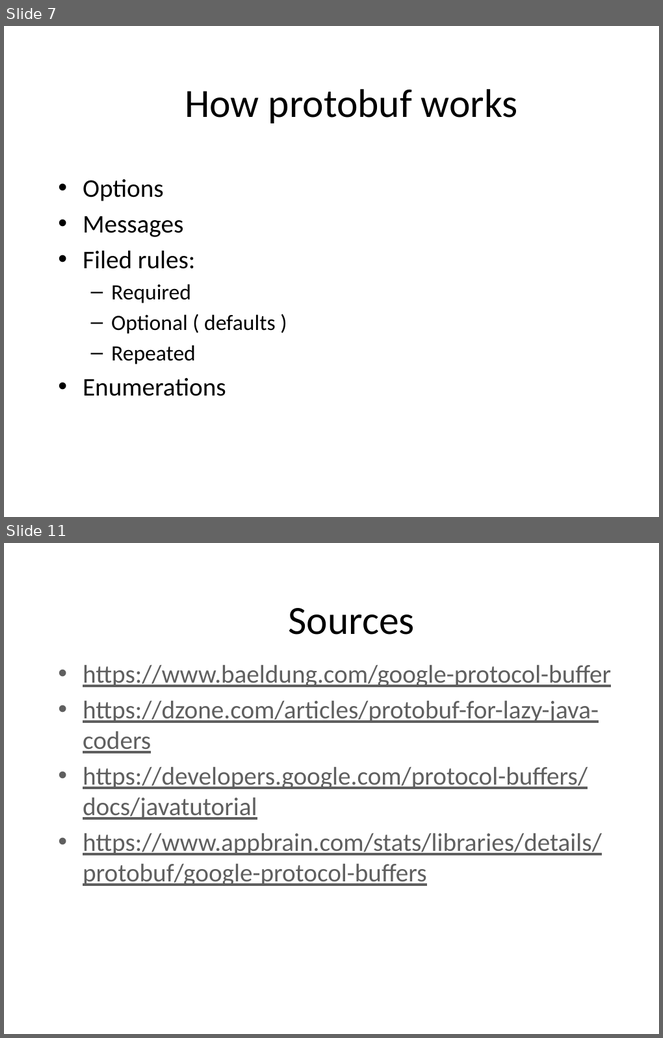
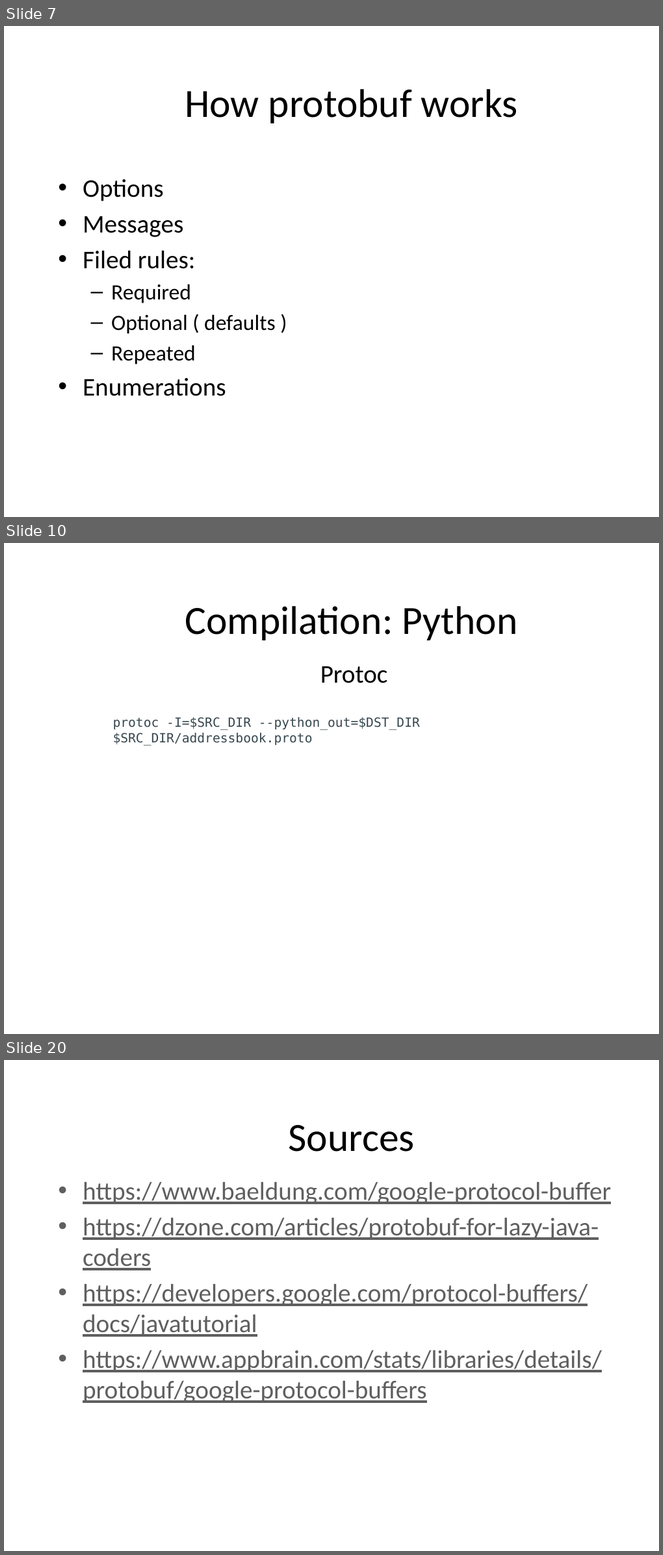
Before and after one commit to BartoszGardziejewski/ProtocolBufferDemo, a slide deck: ProtoBuff.pptx. Shown one above the other, each under a label of ours: slides 7 and 11 before the commit, slides 7, 10 and 20 after it; the slides between them are not shown. The pictures are 663x1038 and 663x1555 pixels, drawn with LibreOffice and Linux fonts; fonts in the diff are those of the drawing; background and template pictures are left out. Boxes give left, top, right and bottom in pixels: in the first picture for what was removed or moved away, otherwise in the second. Text is boxed around its words. In the diff, an @@ line names an element or a change of style, - is before the commit and + after.

Commit message:
adding protobuf pptx

```diff
--- a/ProtoBuff.pptx
+++ b/ProtoBuff.pptx
@@ slide 10 added at [4, 543, 659, 1034], background picture (left out) @@
@@ text added at [185, 606, 518, 641], 44 pt, text #000000 @@
+Compilation: Python
@@ text added at [321, 667, 388, 683], 28 pt, text #000000 @@
+Protoc
@@ text added at [113, 717, 420, 746], 14 pt, text #37474F @@
+protoc -I=$SRC_DIR --python_out=$DST_DIR $SRC_DIR/addressbook.proto
@@ what was slide 11 is now slide 20 @@
```
Also in this commit, not shown: 3 slides changed, 10 other slides added, 2 slides removed, 5 other files.
